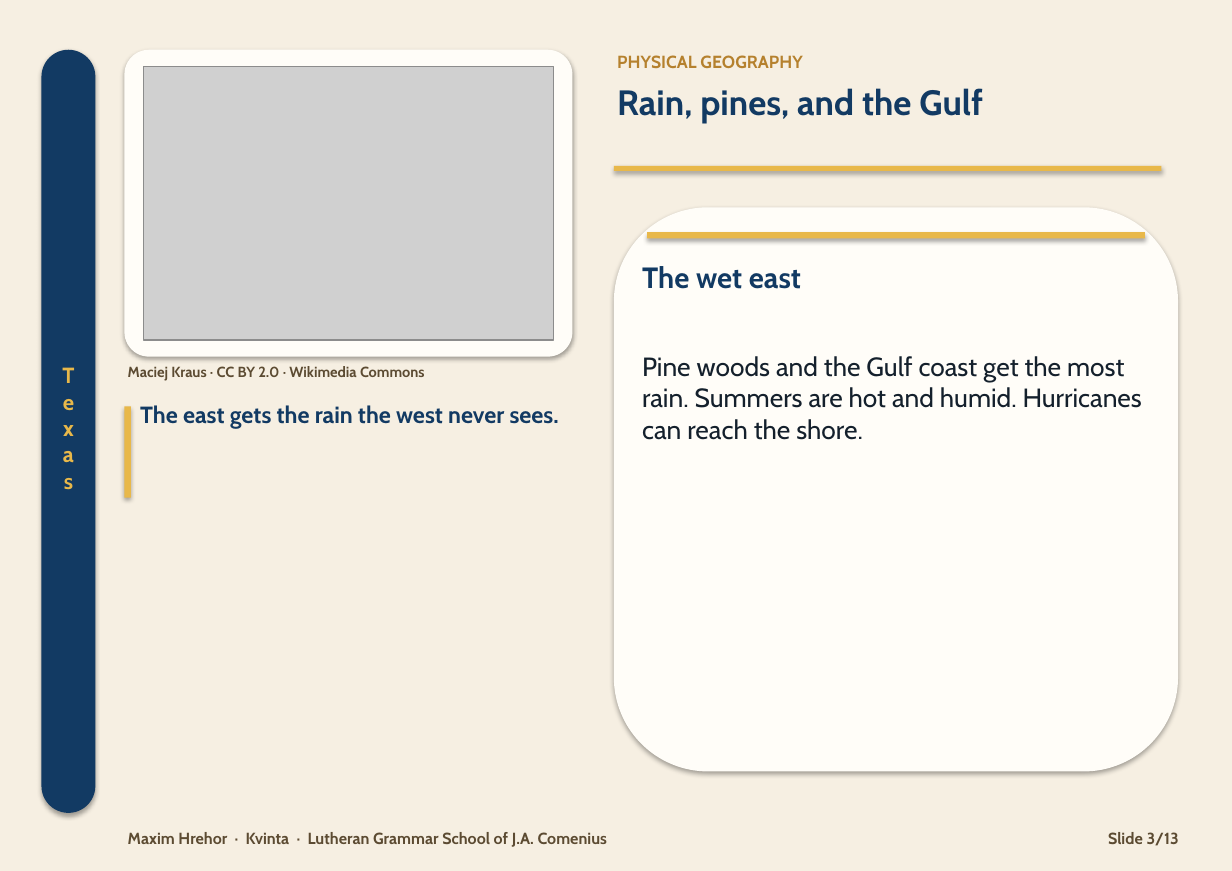
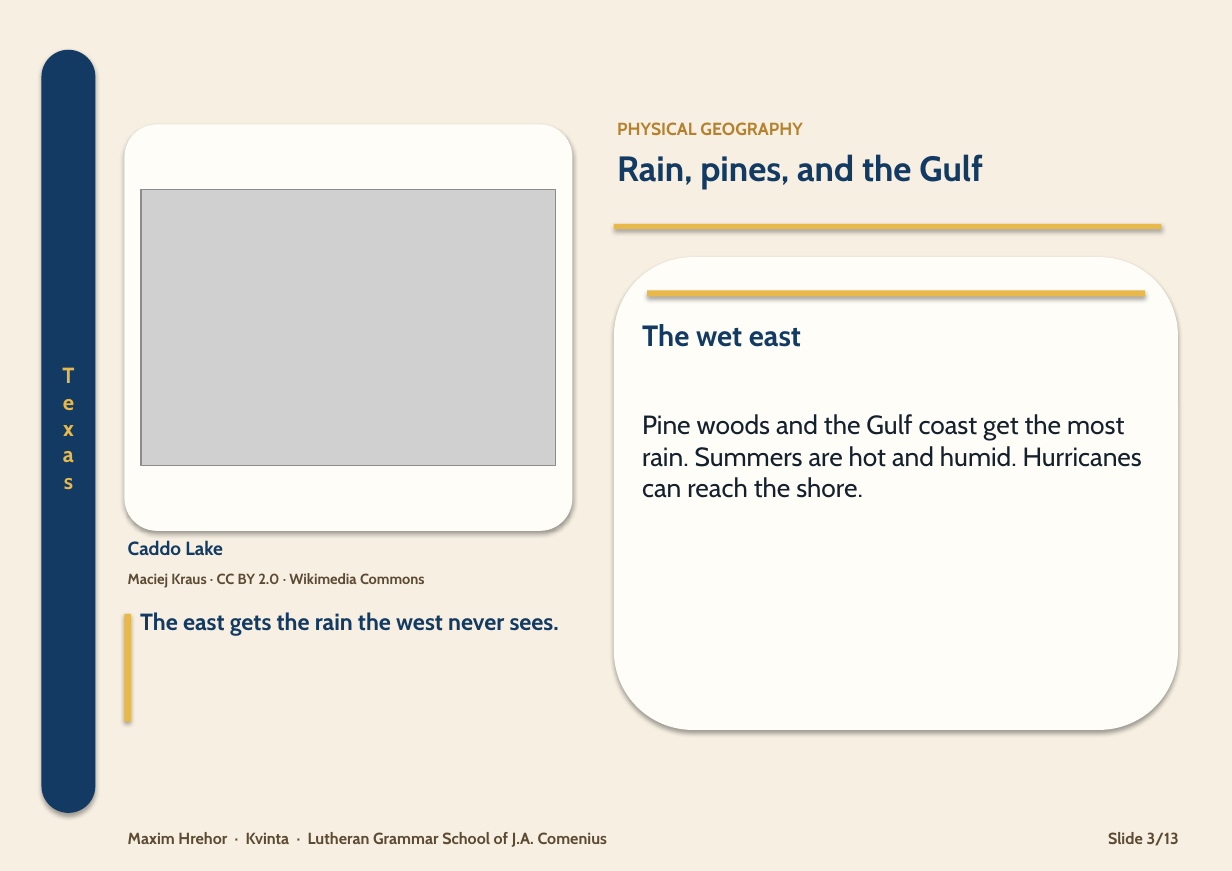
Before and after one commit to HenrichHrehor/Visualia, a slide deck: slide 3 of export/texas/ver2.pptx. Drawn at 1232x871 pixels with LibreOffice and Linux fonts; fonts in the diff are those of the drawing; grey boxes stand for pictures. Boxes give left, top, right and bottom in pixels: in the first picture for what was removed or moved away, otherwise in the second. Text is boxed around its words. In the diff, an @@ line names an element or a change of style, - is before the commit and + after.

```diff
--- a/export/texas/ver2.pptx
+++ b/export/texas/ver2.pptx
@@ text "PHYSICAL GEOGRAPHY": place and size @@
-text "PHYSICAL GEOGRAPHY" at <box>617,55,802,68</box>
+text "PHYSICAL GEOGRAPHY" at <box>617,122,802,135</box>
@@ rounded rectangle: place and size @@
-rounded rectangle at <box>124,50,572,356</box>
+rounded rectangle at <box>124,124,572,531</box>
@@ text "Rain, pines, and the Gulf": place and size @@
-text "Rain, pines, and the Gulf" at <box>617,88,983,124</box>
+text "Rain, pines, and the Gulf" at <box>617,154,983,190</box>
@@ picture: place and size @@
-picture at <box>143,66,554,340</box>
+picture at <box>141,190,556,466</box>
@@ rectangle: place and size @@
-rectangle at <box>647,232,1145,238</box>
+rectangle at <box>614,224,1162,230</box>
@@ rounded rectangle: place and size @@
-rounded rectangle at <box>614,208,1178,771</box>
+rounded rectangle at <box>614,257,1178,730</box>
@@ rectangle: place and size @@
-rectangle at <box>614,165,1162,171</box>
+rectangle at <box>647,291,1145,297</box>
@@ text "The wet east": place and size @@
-text "The wet east" at <box>642,266,801,289</box>
+text "The wet east" at <box>642,324,801,347</box>
@@ text "Pine woods and the Gulf ...": place and size @@
-text "Pine woods and the Gulf ..." at <box>642,356,1142,440</box>
+text "Pine woods and the Gulf ..." at <box>642,414,1142,498</box>
@@ text "Maciej Kraus · CC BY ...": place and size @@
-text "Maciej Kraus · CC BY ..." at <box>128,366,425,381</box>
+text "Maciej Kraus · CC BY ..." at <box>128,573,425,588</box>
@@ text added at <box>128,540,223,556</box>, 13 pt, text #123A63, bold @@
+Caddo Lake
@@ rectangle: place and size @@
-rectangle at <box>124,407,131,498</box>
+rectangle at <box>124,614,131,722</box>
@@ text "The east gets the rain ...": place and size @@
-text "The east gets the rain ..." at <box>140,405,559,429</box>
+text "The east gets the rain ..." at <box>140,612,559,636</box>
```
Also in this commit, not shown: 12 other slides changed, 4 other files.
